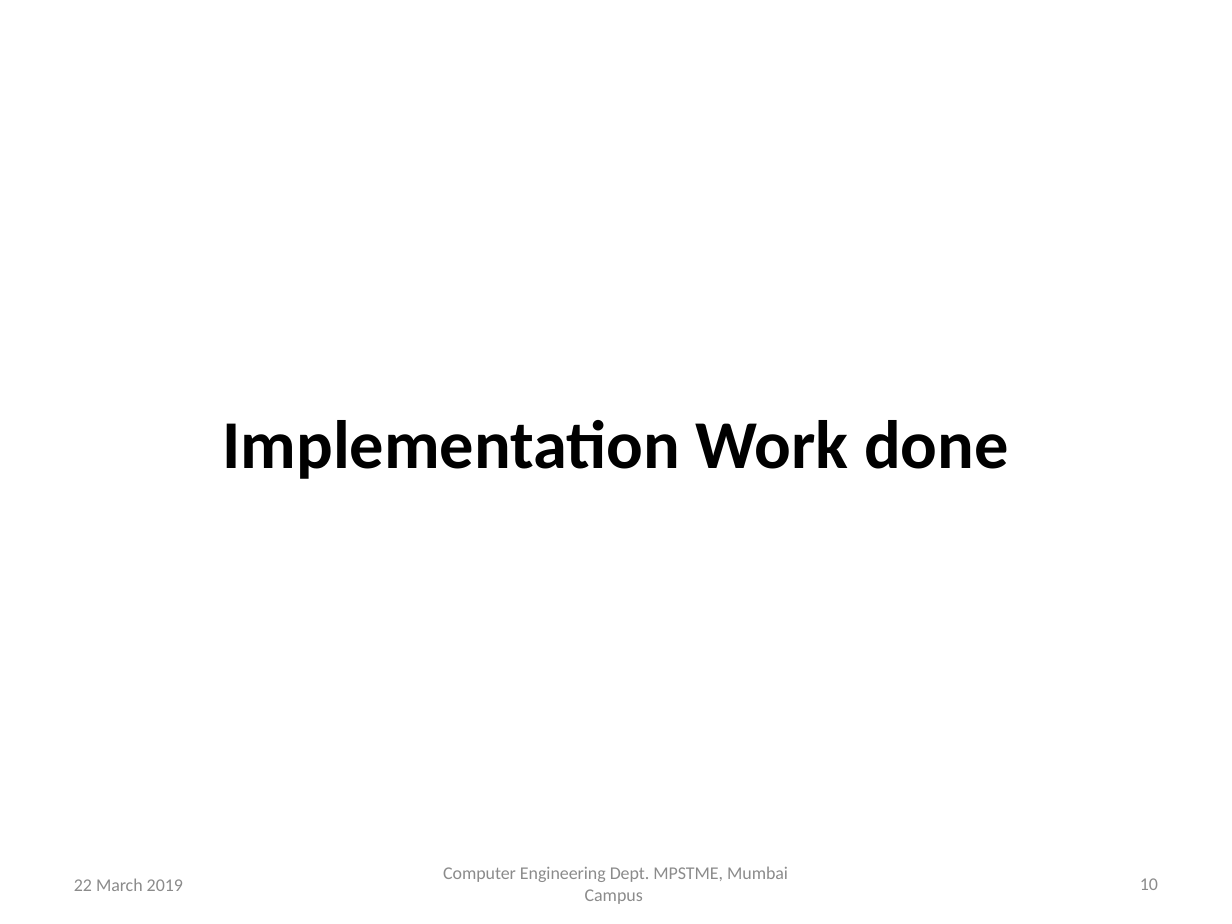
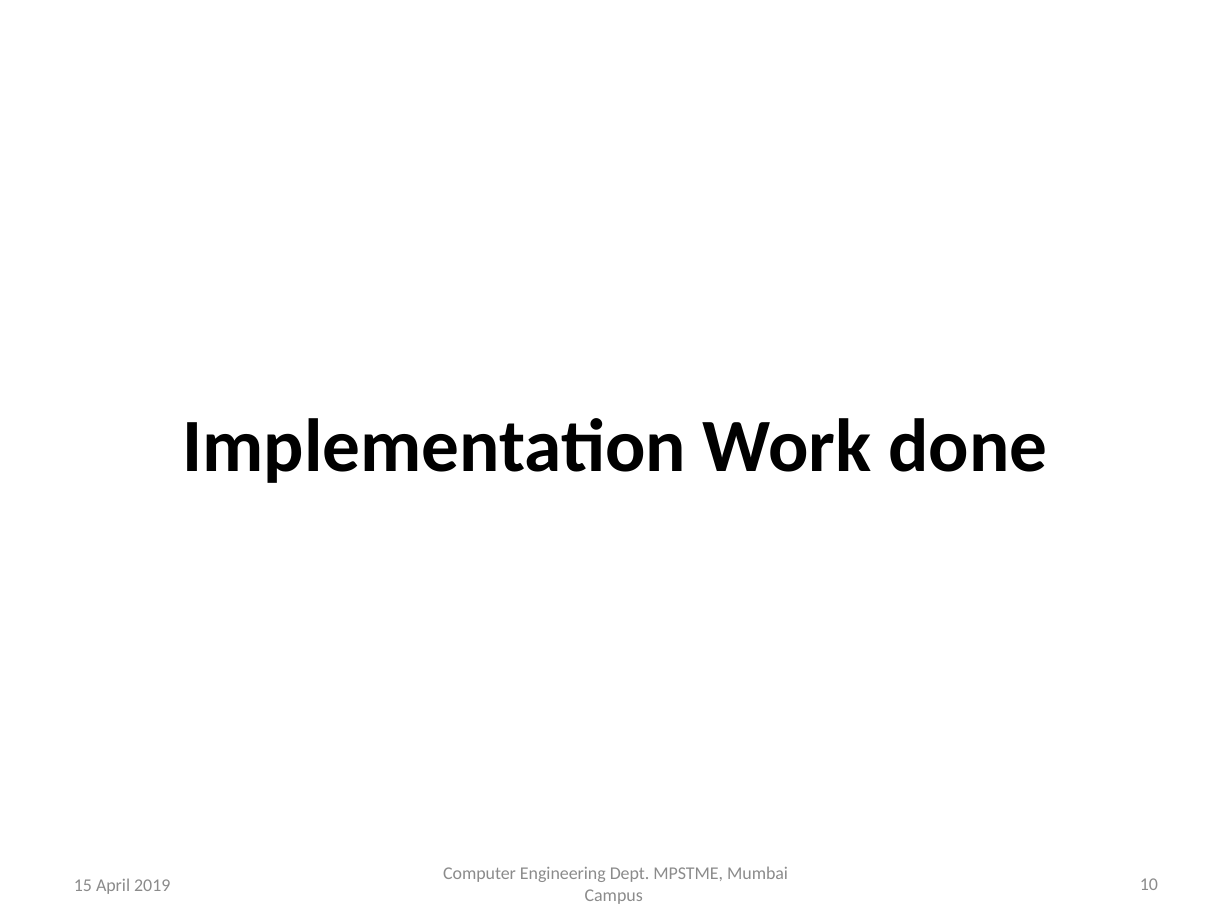
Before and after one commit to TeeeJaey/SignatureVerifier, a slide deck: slide 10 of PPT/B002_ProjectPPT.pptx. Drawn at 1232x924 pixels with LibreOffice and Linux fonts; fonts in the diff are those of the drawing; background and template pictures are left out. Boxes give left, top, right and bottom in pixels: in the first picture for what was removed or moved away, otherwise in the second. Text is boxed around its words. In the diff, an @@ line names an element or a change of style, - is before the commit and + after.

```diff
--- a/PPT/B002_ProjectPPT.pptx
+++ b/PPT/B002_ProjectPPT.pptx
@@ title "Implementation Work done" at bbox=[183, 418, 1047, 483]: size 40 to 44 pt @@
@@ text at bbox=[74, 878, 170, 894]: text changed @@
-22 March 2019
+15 April 2019
```
Also in this commit, not shown: 25 other slides changed, 2 slides added, 4 other files.
